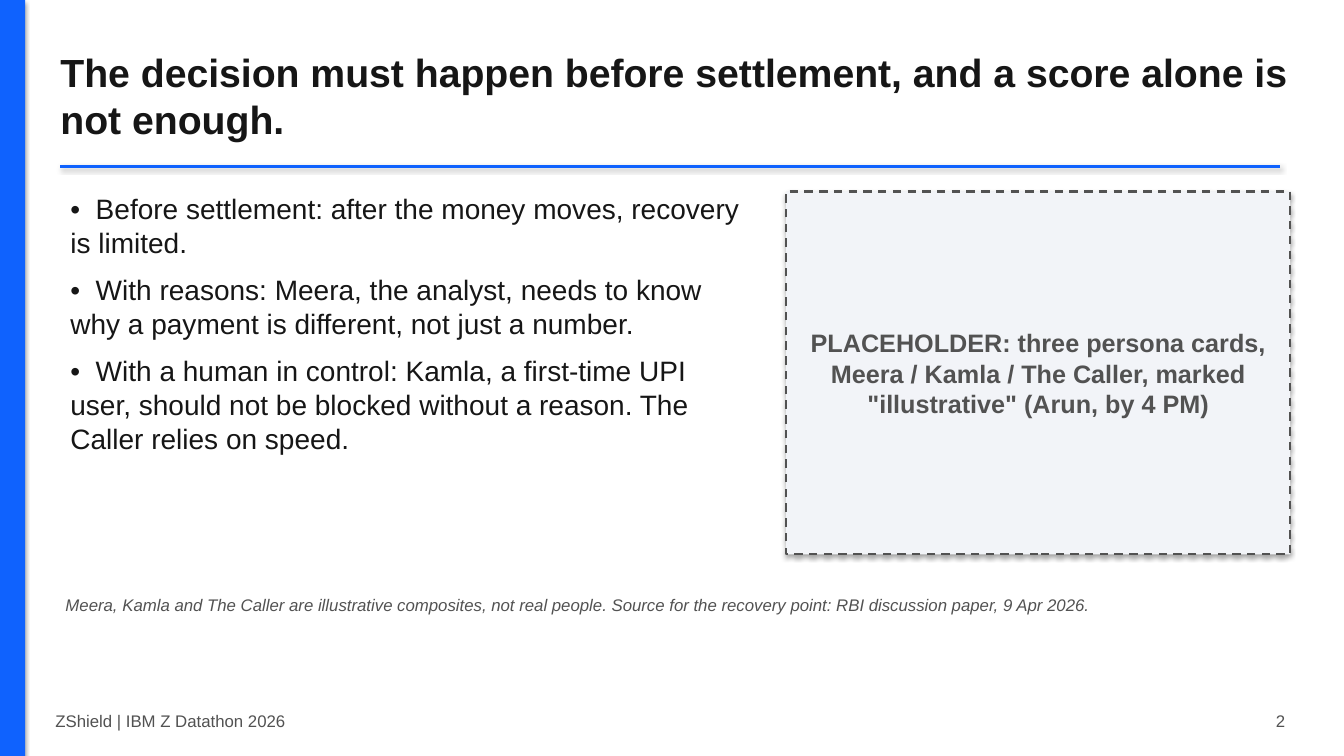
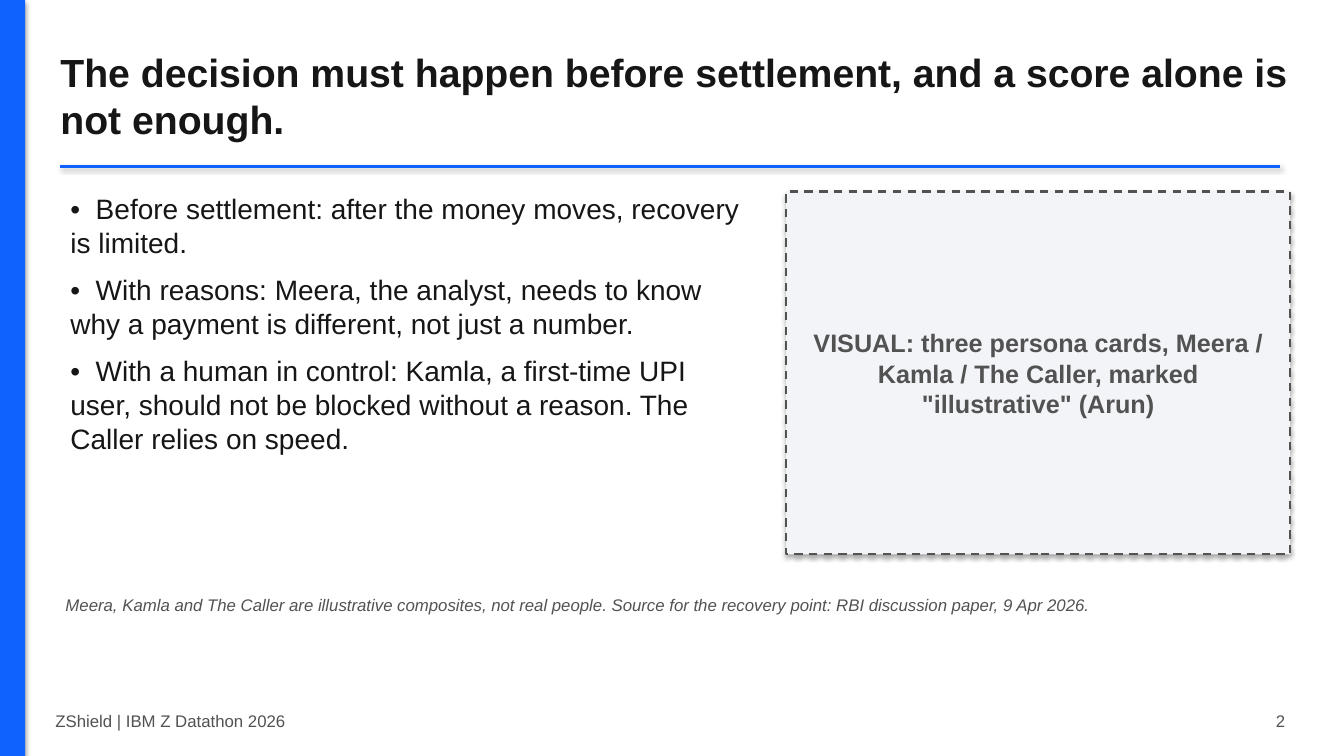
Before and after one commit to Vishaal1409/zshield, a slide deck: slide 2 of docs/deck/ZShield_deck_draft.pptx. Drawn at 1344x756 pixels with LibreOffice and Linux fonts; fonts in the diff are those of the drawing. Boxes give left, top, right and bottom in pixels: in the first picture for what was removed or moved away, otherwise in the second. Text is boxed around its words. In the diff, an @@ line names an element or a change of style, - is before the commit and + after.

```diff
--- a/docs/deck/ZShield_deck_draft.pptx
+++ b/docs/deck/ZShield_deck_draft.pptx
@@ text in rectangle at <box>813,333,1249,418</box>: text changed @@
-PLACEHOLDER: three persona cards, Meera / Kamla / The Caller, marked "illustrative" (Arun, by 4 PM)
+VISUAL: three persona cards, Meera / Kamla / The Caller, marked "illustrative" (Arun)
```
Also in this commit, not shown: 10 other slides changed, 11 other files.
